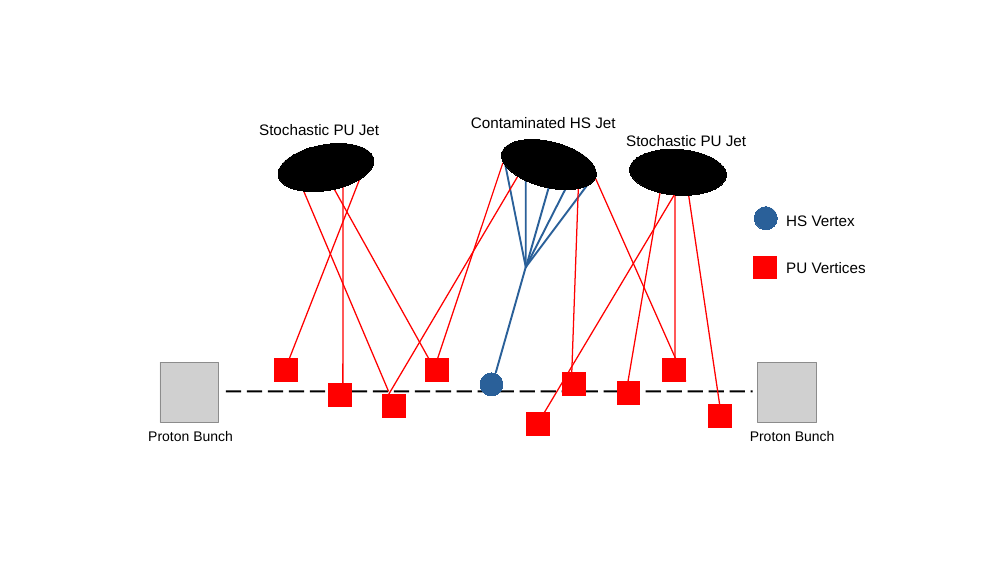
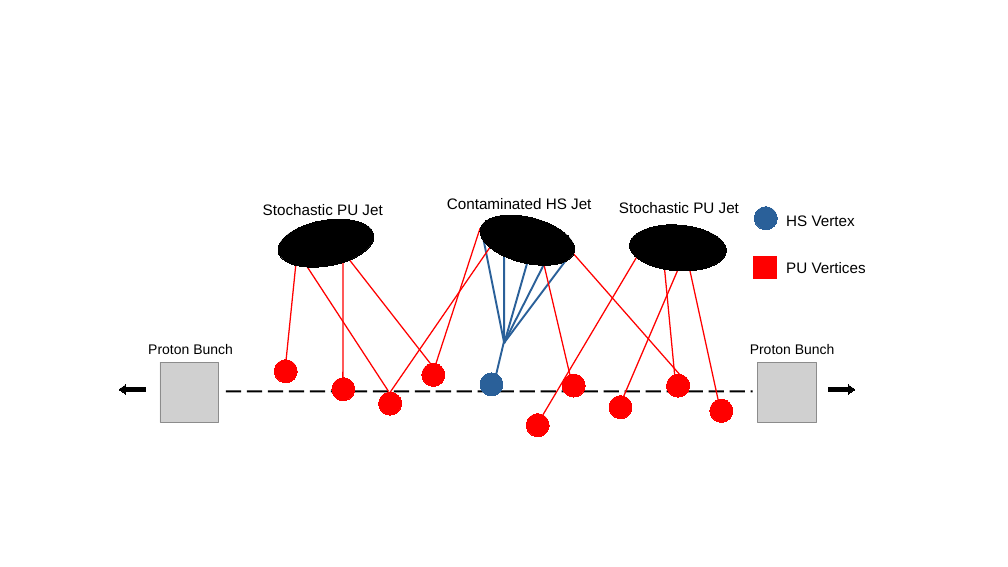
Before and after one commit to LukeV37/Pileup_Plotting, a slide deck: slide 1 of Fig1/pileup_graphic.odp. Drawn at 1008x567 pixels with LibreOffice and Linux fonts; fonts in the diff are those of the drawing; grey boxes stand for pictures. Boxes give left, top, right and bottom in pixels: in the first picture for what was removed or moved away, otherwise in the second. Text is boxed around its words. In the diff, an @@ line names an element or a change of style, - is before the commit and + after.

```diff
--- a/Fig1/pileup_graphic.odp
+++ b/Fig1/pileup_graphic.odp
@@ line removed from (526, 268) to (559, 153) @@
@@ text "Stochastic PU Jet": place and size @@
-text "Stochastic PU Jet" at <box>259,124,379,135</box>
+text "Stochastic PU Jet" at <box>263,204,382,215</box>
@@ text "Contaminated HS Jet": place and size @@
-text "Contaminated HS Jet" at <box>471,117,615,128</box>
+text "Contaminated HS Jet" at <box>447,198,591,209</box>
@@ text "Stochastic PU Jet": place and size @@
-text "Stochastic PU Jet" at <box>626,135,746,146</box>
+text "Stochastic PU Jet" at <box>619,202,739,213</box>
@@ ellipse: place and size @@
-ellipse at <box>275,136,378,198</box>
+ellipse at <box>275,212,378,274</box>
@@ line moved from (343, 392) - (343, 164) to (343, 392) - (343, 229) @@
@@ line moved from (389, 394) - (526, 163) to (389, 394) - (503, 229) @@
@@ line moved from (434, 369) - (503, 163) to (434, 369) - (480, 229) @@
@@ line moved from (496, 373) - (526, 267) to (504, 344) - (537, 229) @@
@@ line moved from (572, 381) - (579, 176) to (572, 381) - (538, 239) @@
@@ ellipse: place and size @@
-ellipse at <box>628,146,728,198</box>
+ellipse at <box>628,222,728,274</box>
@@ line moved from (285, 370) - (366, 164) to (285, 370) - (297, 252) @@
@@ line moved from (389, 391) - (297, 176) to (389, 391) - (297, 252) @@
@@ line moved from (434, 369) - (320, 164) to (434, 369) - (343, 252) @@
@@ 4 lines, 1 ellipse: place and size @@
-4 lines, 1 ellipse at <box>496,131,601,267</box>
+4 lines, 1 ellipse at <box>475,207,580,343</box>
@@ line moved from (628, 381) - (663, 176) to (538, 424) - (640, 252) @@
@@ line moved from (538, 424) - (686, 176) to (686, 381) - (572, 252) @@
@@ line moved from (686, 381) - (595, 176) to (617, 412) - (686, 252) @@
@@ line moved from (675, 378) - (675, 172) to (675, 378) - (663, 252) @@
@@ line moved from (721, 412) - (686, 176) to (721, 412) - (686, 252) @@
@@ text "Proton Bunch": place and size @@
-text "Proton Bunch" at <box>148,431,233,441</box>
+text "Proton Bunch" at <box>148,344,233,354</box>
@@ line added from (496, 377) to (505, 338), #2A6099 1.5 pt @@
@@ text "Proton Bunch": place and size @@
-text "Proton Bunch" at <box>750,431,835,441</box>
+text "Proton Bunch" at <box>750,344,835,354</box>
@@ right arrow added at <box>119,385,145,394</box>, fill #000000, outline #000000 0 pt @@
@@ ellipse: place and size @@
-ellipse at <box>328,384,351,407</box>
+ellipse at <box>332,378,355,401</box>
@@ ellipse: place and size @@
-ellipse at <box>425,359,448,381</box>
+ellipse at <box>422,363,445,386</box>
@@ ellipse: place and size @@
-ellipse at <box>663,359,686,381</box>
+ellipse at <box>667,374,690,397</box>
@@ right arrow added at <box>829,385,855,394</box>, fill #000000, outline #000000 0 pt @@
@@ rectangle to ellipse in 9 elements at <box>563,374,585,397</box>, <box>274,360,297,383</box>, <box>527,414,550,437</box>, <box>379,392,402,415</box>, <box>710,400,733,423</box>, <box>422,363,445,386</box>, <box>332,378,355,401</box>, <box>667,374,690,397</box>, <box>609,396,632,419</box> @@
@@ ellipse: place and size @@
-ellipse at <box>617,381,640,404</box>
+ellipse at <box>609,396,632,419</box>
@@ ellipse: place and size @@
-ellipse at <box>709,404,732,427</box>
+ellipse at <box>710,400,733,423</box>
```
Also in this commit, not shown: 2 other files.
